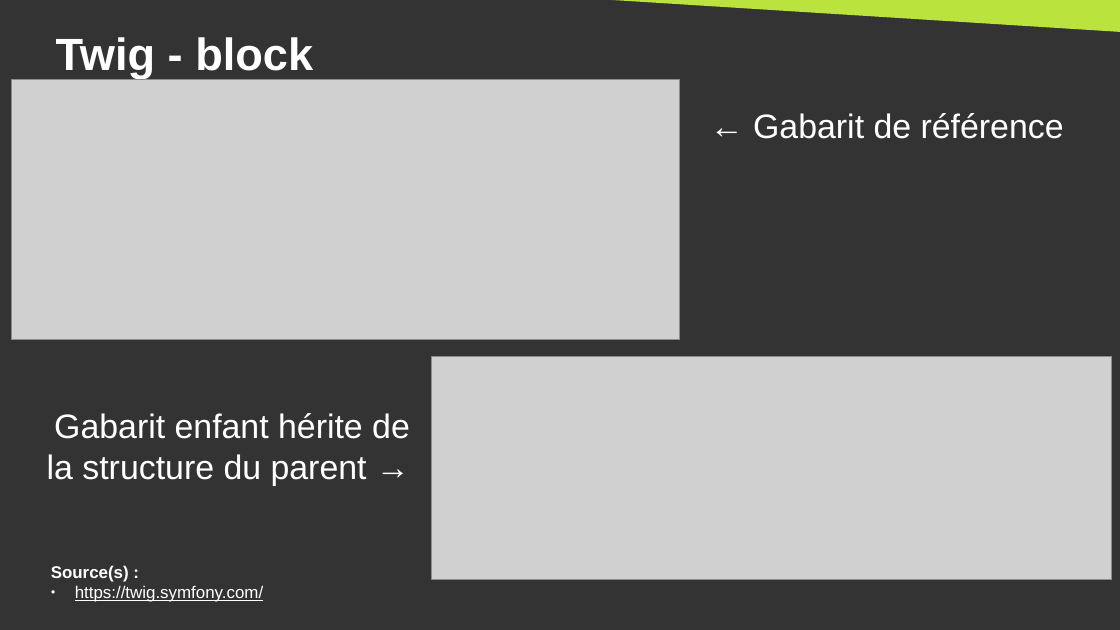
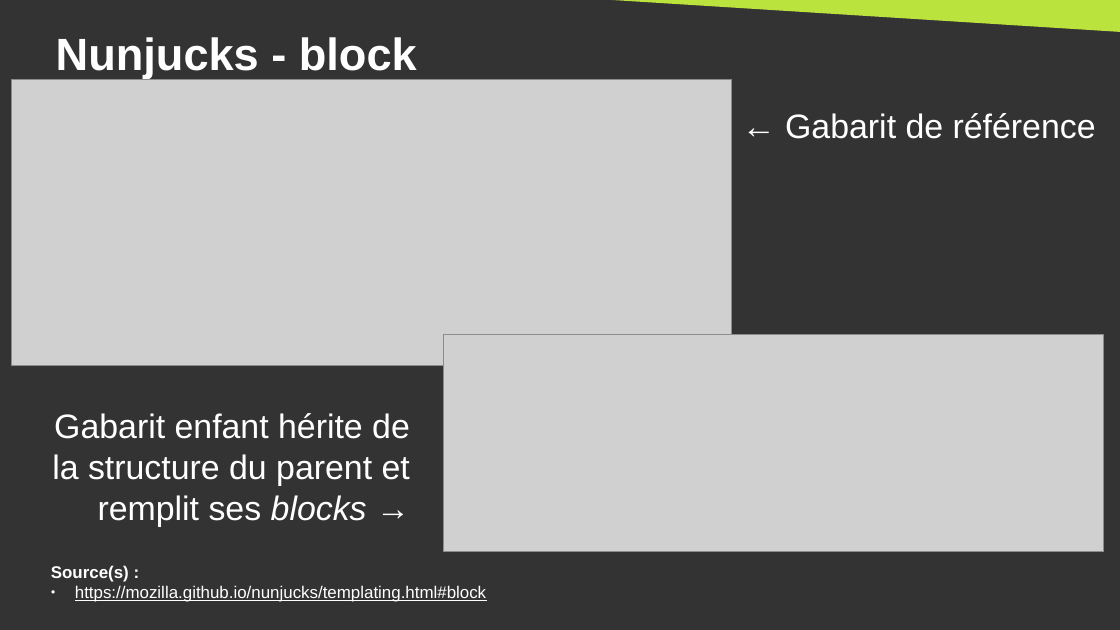
Before and after one commit to DanYellow/cours, a slide deck: slide 40 of developpement-front-s5/travaux-pratiques/numero-4/presentation.odp. Drawn at 1120x630 pixels with LibreOffice and Linux fonts; fonts in the diff are those of the drawing; grey boxes stand for pictures. Boxes give left, top, right and bottom in pixels: in the first picture for what was removed or moved away, otherwise in the second. Text is boxed around its words. In the diff, an @@ line names an element or a change of style, - is before the commit and + after.

Commit message:
developpement-front-s5 - tp#4 - change twig for nunjucks

```diff
--- a/developpement-front-s5/travaux-pratiques/numero-4/presentation.odp
+++ b/developpement-front-s5/travaux-pratiques/numero-4/presentation.odp
@@ title at <box>56,37,417,78</box>: text changed @@
-Twig - block
+Nunjucks - block
@@ picture: place and size @@
-picture at <box>11,80,680,340</box>
+picture at <box>12,80,733,366</box>
@@ text "← Gabarit de référence": place and size @@
-text "← Gabarit de référence" at <box>753,113,1064,139</box>
+text "← Gabarit de référence" at <box>785,113,1096,139</box>
@@ picture: place and size @@
-picture at <box>432,357,1112,580</box>
+picture at <box>444,335,1105,553</box>
@@ text at <box>52,413,410,526</box>: text changed @@
-Gabarit enfant hérite de la structure du parent →
+Gabarit enfant hérite de la structure du parent et remplit ses blocks →
@@ text at <box>75,585,486,602</box>: text changed @@
-● https://twig.symfony.com/
+● https://mozilla.github.io/nunjucks/templating.html#block
```
Also in this commit, not shown: 19 other slides changed, 5 other files.
